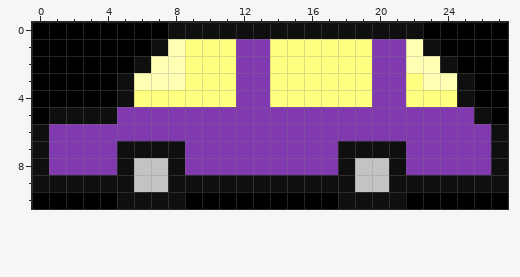
Pixel-art sprite, stored at Assets/monster/0.png. That is the earlier state.
The file is 28x11 pixels.
The result:
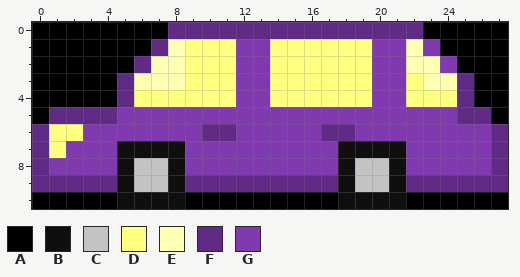
Palette (. is transparent): A #000000  B #0f0f0f  C #c3c3c3  D #ffff80  E #ffffb3  F #602b84  G #8039ae
The exact change:
Changed rows in their new state; - is an unchanged pixel.
first column x 0:
 0 --------FFFFFFFFFFFFFFF-----
 1 -------F---------------G----
 2 ------F-----------------G---
 3 -----F-------------------F--
 4 -----F-------------------F--
 5 -FFFF--------------------FF-
 6 FDD-------FF-----FF--------F
 7 FD-------------------------F
 8 F--------------------------F
 9 FFFFF----FFFFFFFFF----FFFFFF
Changed places in both pictures, as pixel boxes (x1, y1, x2, y2):
changed: (32, 22, 508, 192)
